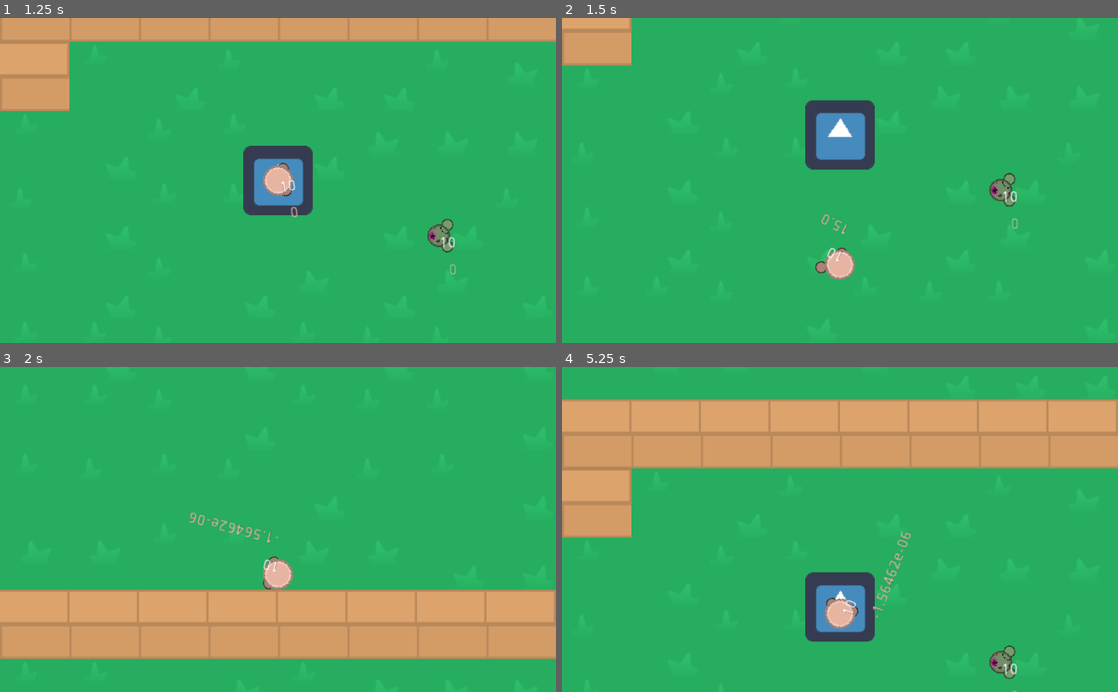
Above: before the commit, frames 1-4 (two rows, left to right).
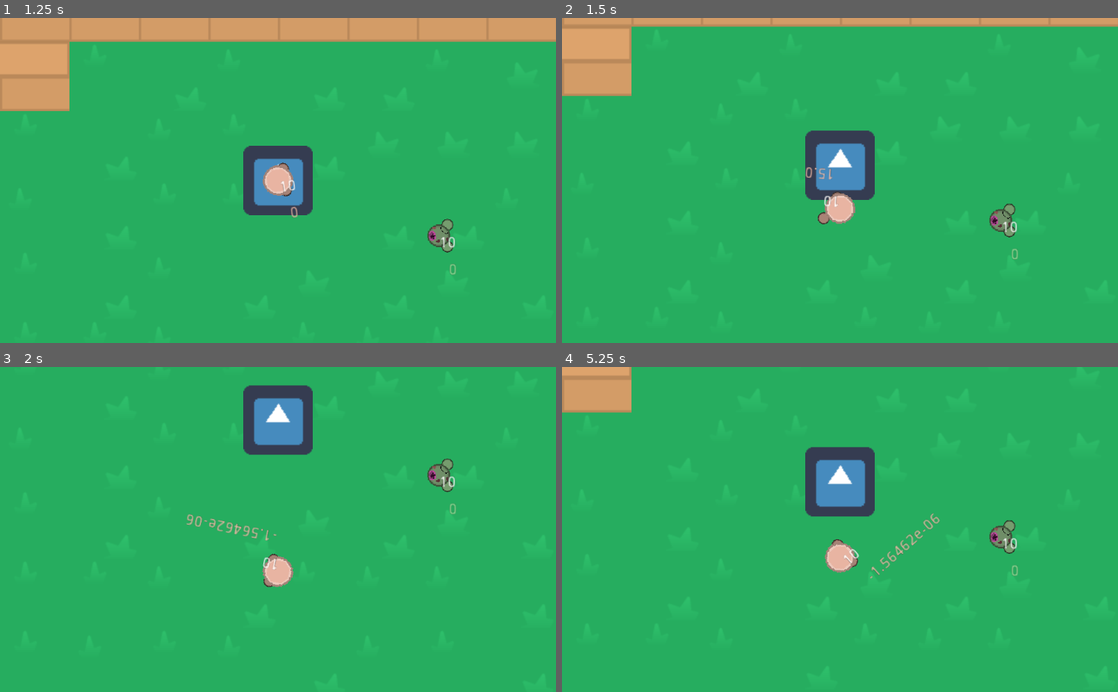
Above: after the commit, the same moments.

Repository: Panda248/Hu-Yang-Yoyale
Game: Godot game, scene res://World.tscn
The game is run twice, just before and just after one commit, with the same random seed, the same clock (stepped at 60 frames per second) and the same inputs. The engine's default icon, where the game draws it, is replaced by a stand-in: a white triangle on a blue panel in a dark square.
Inputs (mouse positions are in pixels of both pictures, inside the frame that each line leads up to):
- Up to frame 1 (1.25 s): tap Enter at 0.5 s; move the mouse to (400, 164) at 0.52 s; hold E (game_switch_weapon_right) from 0.53 s (still down); tap F (game_interact) at 0.6 s
- Up to frame 2 (1.5 s): tap Space at 1.25 s; move the mouse to (728, 196) at 1.27 s; release E (game_switch_weapon_right) at 1.28 s; hold Down (ui_down) from 1.28 s (still down); click (728, 196) at 1.35 s
- Up to frame 3 (2 s): keep holding Down (ui_down)
- Up to frame 4 (5.25 s): move the mouse to (895, 458) at 2.02 s; release Down (ui_down) at 2.03 s; hold E (game_switch_weapon_right) 2.03-2.78 s; right-click (895, 458) at 2.1 s; move the mouse to (812, 594) at 2.77 s; hold Up (ui_up) 2.78-3.53 s; tap F (game_interact) at 2.85, 5.1 s; move the mouse to (1006, 578) at 3.52 s; hold Q (game_switch_weapon_left) 3.53-5.03 s; click (1006, 578) at 3.6 s; tap R (reload) at 4.15 s; move the mouse to (673, 480) at 4.27 s; right-click (673, 480) at 4.35 s; move the mouse to (867, 529) at 5.02 s; hold Down (ui_down) from 5.03 s (still down)

Frame 1 is identical in both runs. In frame 2, 8.8% of the frame differs, in the area x 0-100%, y 0-81%; in frame 3, 25%; in frame 4, 31%, in the area x 0-100%, y 0-100%.

Commit message:
no way work

Diff:
--- a/World.tscn
+++ b/World.tscn
@@ -140,6 +140,7 @@
 velocity = 100
 
 [node name="Player" parent="." instance=ExtResource( 2 )]
+velocity = 200
 
 [node name="Light2D" type="Light2D" parent="Player"]
 visible = false
--- a/scripts/Enemy.gd
+++ b/scripts/Enemy.gd
@@ -81,8 +81,10 @@
 	pass # Replace with function body.
 
 func alert(position):
-	destination = position
-	state = INVESTIGATE
+	if(state != ATTACK or state != CHASE):
+		destination = position
+		state = INVESTIGATE
+
 
 func can_see_player() -> bool:
 	var castCount := angleOfVision / angleBetweenRays
--- a/scripts/Main.gd
+++ b/scripts/Main.gd
@@ -20,7 +20,7 @@
 			if item._dead():
 				remove_child(item)
 
-	if Engine.get_iterations_per_second()%600 == 0:
+	if Engine.get_physics_frames()%600 == 0:
 		add_child(Enemy.instance())
 
 
